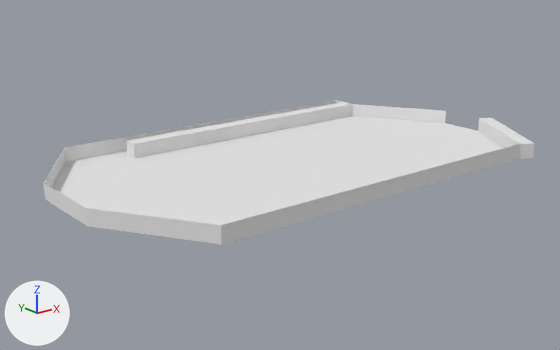
An edit to the Blender file models/table.blend, drawn before and after from the same camera.
One viewpoint serves both versions: a camera (50 mm lens) standing at (-15.78, -18.48, 6.95) and looking at (-0.5, 0.62, -0.69). Every picture has the same lights, and +X, +Y and +Z are marked at lower left.

The first picture shows 'table_bottom_l', 'table_bottom_r', 'table_seperator', 'table_surface', 'table_top_l', 'table_top_m', 'table_top_r', 'table_wall_l', 'table_wall_r'.
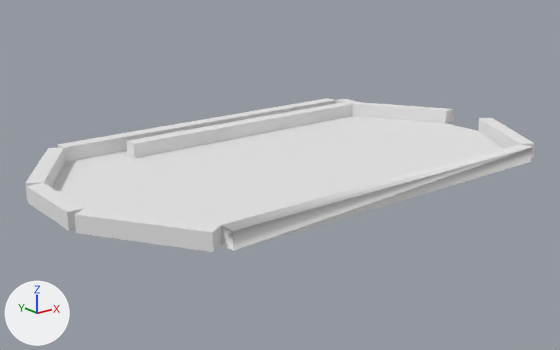
Pixel boxes [x1, y1, x2, y2] of what changed, in the pictures (560 x 350 px):
'table_wall_l', reshaped (7% taller): before [221, 144, 520, 244]; after [221, 144, 533, 251]
'table_top_l', reshaped (8% wider, 18% taller): before [86, 208, 222, 245]; after [75, 208, 222, 252]
'table_wall_r', reshaped: before [64, 100, 336, 162]; after [58, 98, 336, 162]
'table_top_m', reshaped (36% wider, 11% taller): before [44, 183, 87, 226]; after [26, 183, 85, 231]
'table_bottom_r', reshaped (7% wider): before [336, 100, 446, 123]; after [336, 99, 454, 123]
'table_top_r', reshaped: before [43, 148, 65, 187]; after [25, 148, 65, 197]
part 6 of me_cube_007, added: after [221, 144, 533, 251]

What the commit changed:
me_cube_014 is used by ob_table_bottom_r; location (0.0, 0.0, 0.0).
me_cube_014 had 6 vertices, 4 faces and spanned x 6.0..8.0, y 0.8..5.0, z -0.25..0.25.
me_cube_014 now has 12 vertices, 10 faces and spans x 6.0..8.5, y 0.8..5.0, z -0.25..0.25.
Part 1, on me_cube_014:
4 faces are deleted.
6 new vertices lie (0.5, 0.0, 0.0) away from vertices in x 6.0..8.0, y 0.8..5.0, z -0.25..0.25.
10 new faces join them.
me_cube_012 is used by ob_table_top_r; location (0.0, 0.0, 0.0).
me_cube_012 had 4 vertices, 1 face, 1 loose edge and spanned x -8.0..-6.0, y 1.85..5.0, z -0.25..0.25.
me_cube_012 now has 8 vertices, 12 faces and spans x -8.42..-6.0, y 1.85..5.27, z -0.25..0.25.
Part 2, on me_cube_012:
1 face is deleted.
1 loose edge is deleted.
4 vertices are added at (-8.42, 2.12, -0.25), (-8.42, 2.12, 0.25), (-6.42, 5.27, 0.25), (-6.42, 5.27, -0.25).
12 new faces join them.
me_cube_011 is used by ob_table_top_m; location (0.0, 0.0, 0.0).
me_cube_011 had 4 vertices, 1 face, 1 loose edge and spanned x -8.0, y -0.85..1.85, z -0.25..0.25.
me_cube_011 now has 8 vertices, 12 faces and spans x -8.5..-8.0, y -0.85..1.85, z -0.25..0.25.
Part 3, on me_cube_011:
1 face is deleted.
1 loose edge is deleted.
4 vertices are added at (-8.5, -0.85, -0.25), (-8.5, 1.85, -0.25), (-8.5, -0.85, 0.25), (-8.5, 1.85, 0.25).
12 new faces join them.
me_cube_010 is used by ob_table_top_l; location (0.0, 0.0, 0.0).
me_cube_010 had 4 vertices, 1 face, 1 loose edge and spanned x -8.0..-6.0, y -4.0..-0.85, z -0.25..0.25.
me_cube_010 now has 8 vertices, 12 faces and spans x -8.42..-6.0, y -4.27..-0.85, z -0.25..0.25.
Part 4, on me_cube_010:
1 face is deleted.
1 loose edge is deleted.
4 vertices are added at (-8.42, -1.12, -0.25), (-8.42, -1.12, 0.25), (-6.42, -4.27, 0.25), (-6.42, -4.27, -0.25).
12 new faces join them.
me_cube_009 has 4 vertices, 2 faces and spans x -6.0..6.0, y 5.0, z -0.25..0.25.
me_cube_009 is used by ob_table_wall_r; location (0.0, 0.0, 0.0).
Verts and faces of me_cube_009; kept vertices keep their numbers, new ones are numbered from 4.
Before the commit, vertices of me_cube_009: 0 (-6.0, 5.0, -0.25) at pixel (65, 162), 1 (6.0, 5.0, -0.25), 2 (-6.0, 5.0, 0.25) at pixel (64, 147), 3 (6.0, 5.0, 0.25) at pixel (335, 100).
Part 5, on me_cube_009:
Faces deleted: (1, 3, 2), (0, 1, 2).
New vertices 4 to 7 stand at vertices 0 to 3, in that order, plus (0.0, 0.5, 0.0).
New faces: (0, 1, 3, 2), (4, 6, 7, 5), (1, 5, 7, 3), (0, 4, 5, 1), (2, 3, 7, 6), (0, 2, 6, 4).
me_cube_007 is used by ob_table_wall_l; location (0.0, 0.0, 0.0).
me_cube_007 had 4 vertices, 1 face and spanned x -6.0..6.0, y -4.0, z -0.25..0.25.
me_cube_007 now has 12 vertices, 10 faces and spans x -6.0..6.0, y -4.5..-4.0, z -0.25..0.25.
Part 6, on me_cube_007:
8 vertices are added at x -6.0..6.0, y -4.5..-4.0, z -0.25..0.25.
9 new faces join them.
